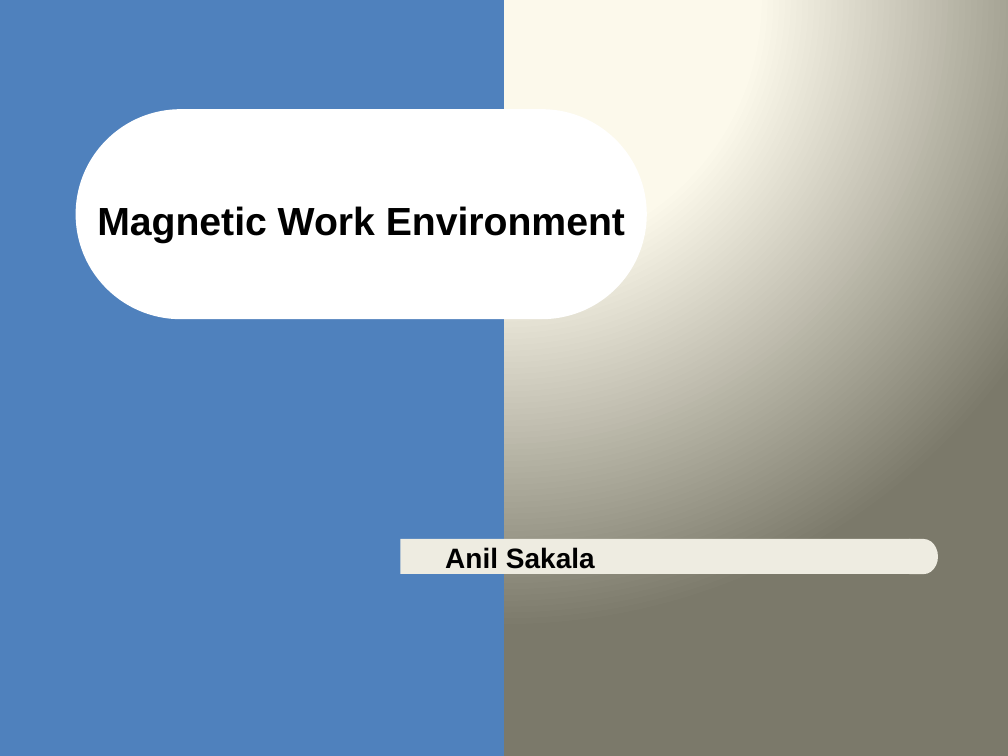
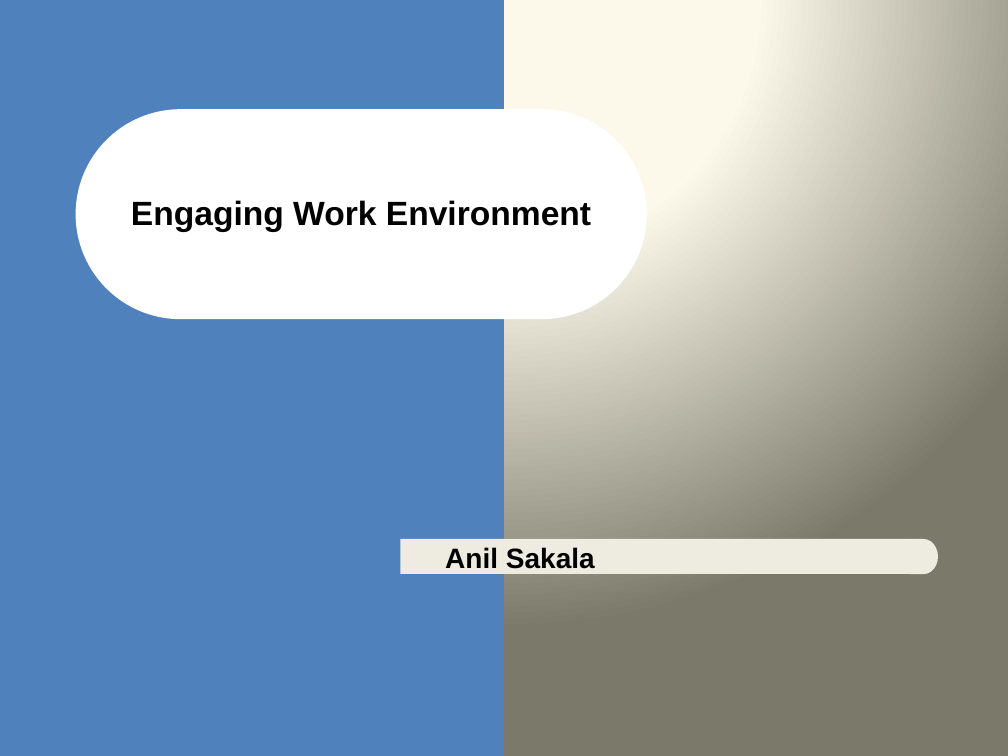
Before and after one commit to asakala/notes, a slide deck: slide 1 of Prokarma/Magnetic Work Environment.pptx. Drawn at 1008x756 pixels with LibreOffice and Linux fonts; fonts in the diff are those of the drawing. Boxes give left, top, right and bottom in pixels: in the first picture for what was removed or moved away, otherwise in the second. Text is boxed around its words. In the diff, an @@ line names an element or a change of style, - is before the commit and + after.

```diff
--- a/Prokarma/Magnetic Work Environment.pptx
+++ b/Prokarma/Magnetic Work Environment.pptx
@@ title at <box>131,200,591,232</box>: text changed; size 28 to 24 pt @@
-Magnetic Work Environment
+Engaging Work Environment
```
Also in this commit, not shown: 6 other slides changed, 13 slides added, 3 other files.
